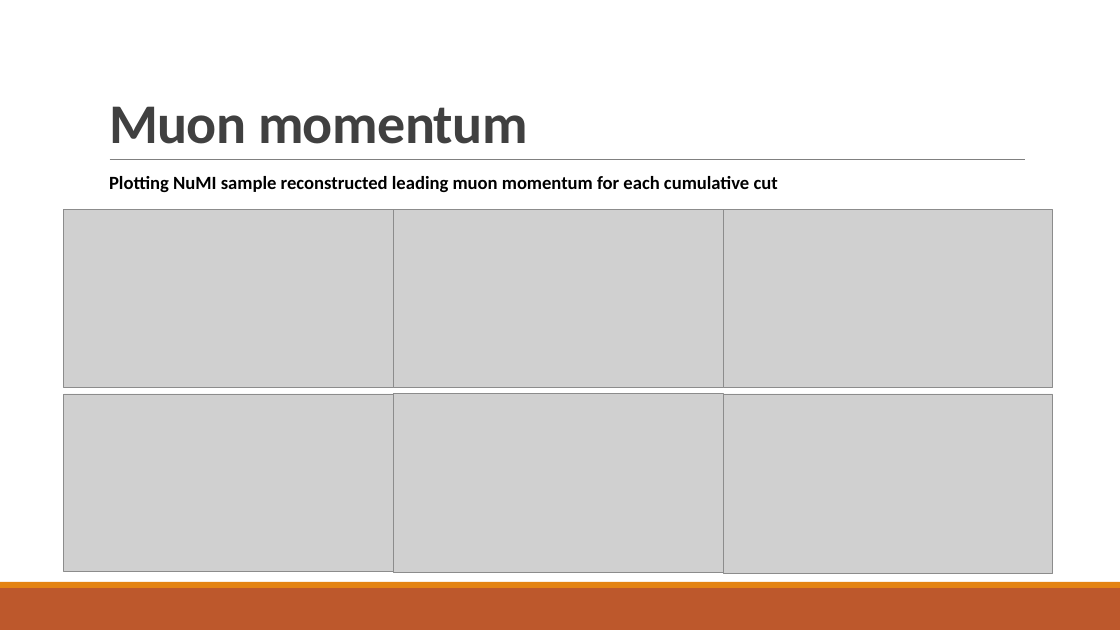
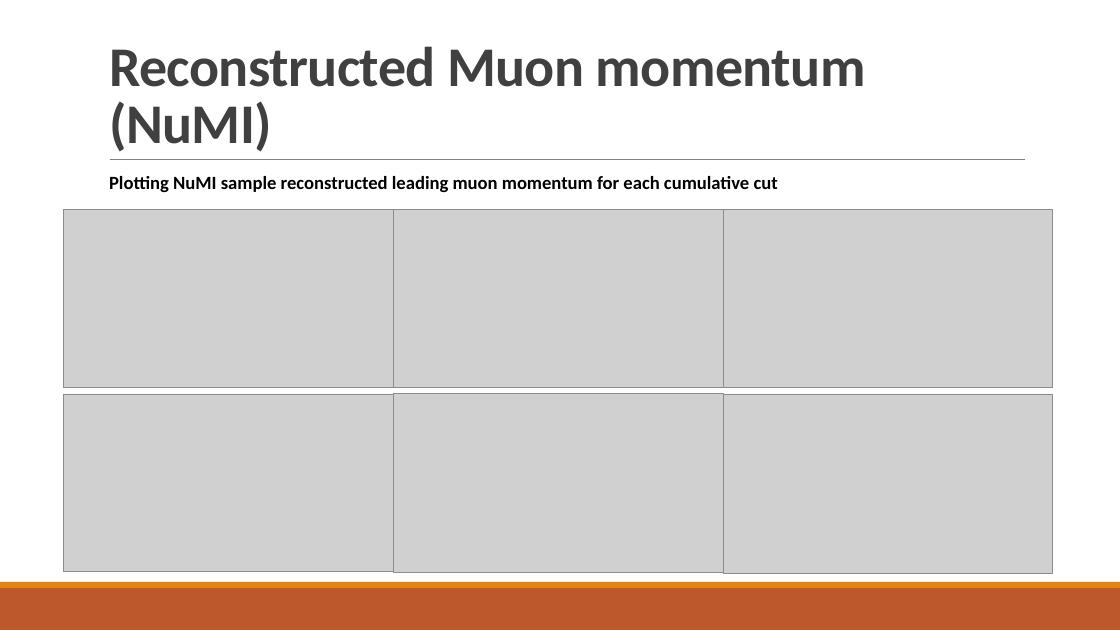
Before and after one commit to jordongalaxy-max/FYP_PYTHON_REAL, a slide deck: slide 3 of Update_Slides/FYP_Weekly_Update_Slides_Muon_Analysis.pptx (slide 32 before the commit). Drawn at 1120x630 pixels with LibreOffice and Linux fonts; fonts in the diff are those of the drawing; grey boxes stand for pictures. Boxes give left, top, right and bottom in pixels: in the first picture for what was removed or moved away, otherwise in the second. Text is boxed around its words. In the diff, an @@ line names an element or a change of style, - is before the commit and + after.

```diff
--- a/Update_Slides/FYP_Weekly_Update_Slides_Muon_Analysis.pptx
+++ b/Update_Slides/FYP_Weekly_Update_Slides_Muon_Analysis.pptx
@@ title at (109,46,866,152): text changed @@
-Muon momentum
+Reconstructed Muon momentum (NuMI)
```
Also in this commit, not shown: 3 other slides changed, 6 slides added, 29 slides removed.
